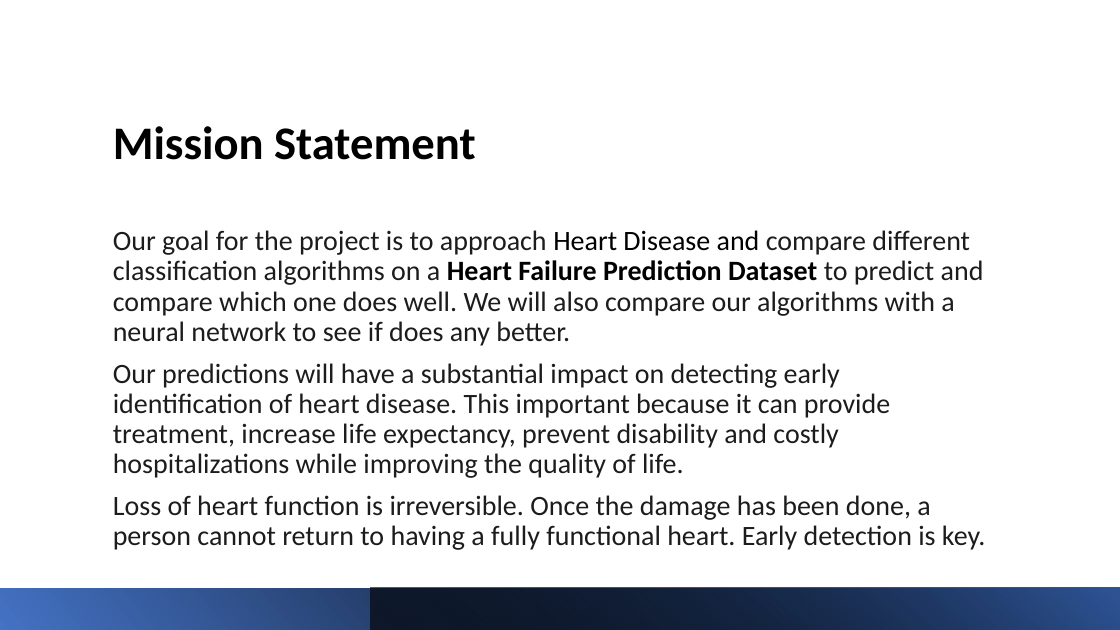
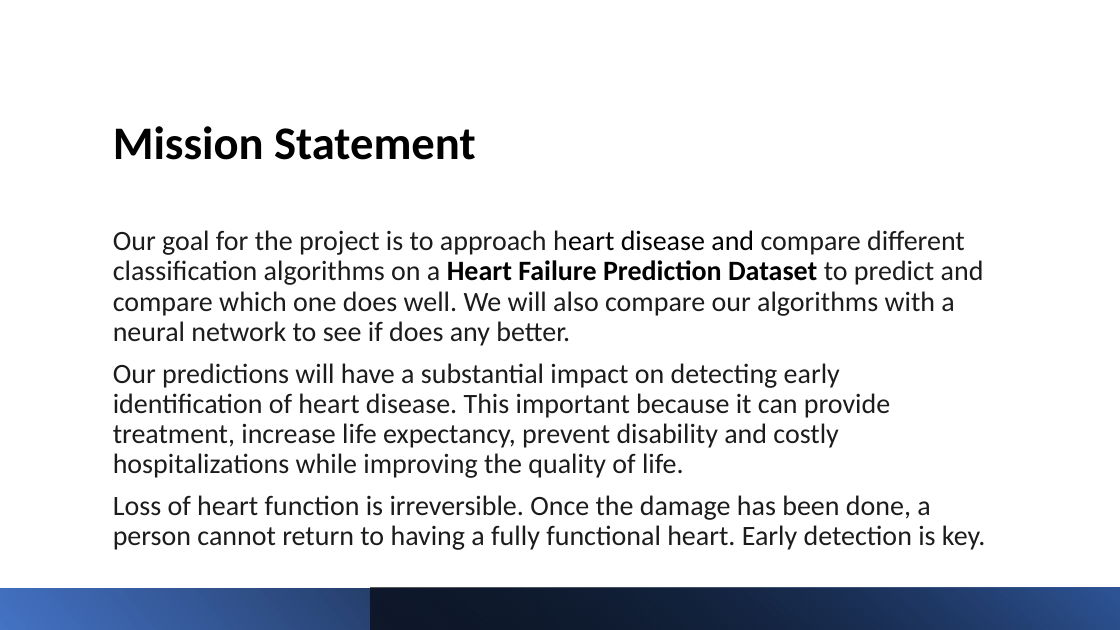
Before and after one commit to harshgit/cs613-final-project, a slide deck: slide 2 of presentation slides/CS613-FinalProject-Presentation.pptx. Drawn at 1120x630 pixels with LibreOffice and Linux fonts; fonts in the diff are those of the drawing. Boxes give left, top, right and bottom in pixels: in the first picture for what was removed or moved away, otherwise in the second. Text is boxed around its words. In the diff, an @@ line names an element or a change of style, - is before the commit and + after.

```diff
--- a/presentation slides/CS613-FinalProject-Presentation.pptx
+++ b/presentation slides/CS613-FinalProject-Presentation.pptx
@@ text at (x1=113, y1=230, x2=984, y2=346): text changed @@
-Our goal for the project is to approach Heart Disease and compare different classification algorithms on a Heart Failure Prediction Dataset to predict and compare which one does well. We will also compare our algorithms with a neural network to see if does any better.
+Our goal for the project is to approach heart disease and compare different classification algorithms on a Heart Failure Prediction Dataset to predict and compare which one does well. We will also compare our algorithms with a neural network to see if does any better.
```
Also in this commit, not shown: 1 other slide changed, 1 other file.
